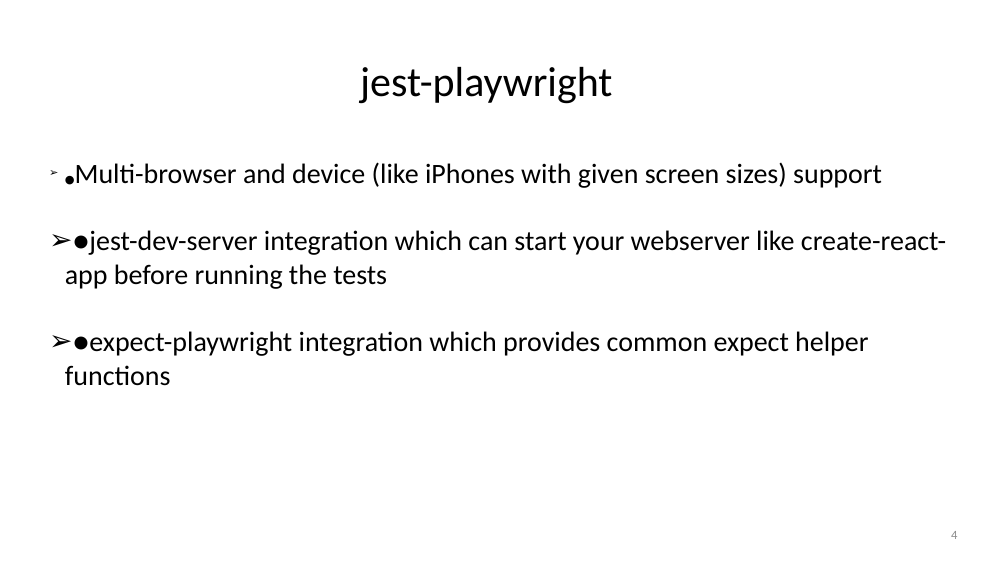
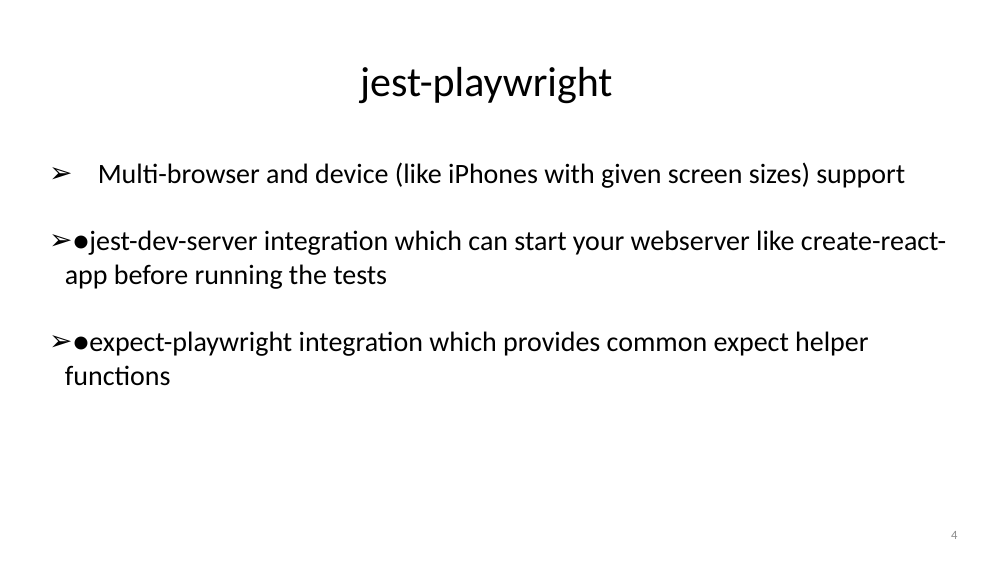
Before and after one commit to StevenJoseph19/Capgemini-Playwright-July-2024, a slide deck: slide 4 of Day 11-12/Slides/11. Playwright Integration with Various Test Frameworks/playwright-integration-with-various-test-frameworks-slides.pptx. Drawn at 1008x567 pixels with LibreOffice and Linux fonts; fonts in the diff are those of the drawing. Boxes give left, top, right and bottom in pixels: in the first picture for what was removed or moved away, otherwise in the second. Text is boxed around its words. In the diff, an @@ line names an element or a change of style, - is before the commit and + after.

```diff
--- a/Day 11-12/Slides/11. Playwright Integration with Various Test Frameworks/playwright-integration-with-various-test-frameworks-slides.pptx
+++ b/Day 11-12/Slides/11. Playwright Integration with Various Test Frameworks/playwright-integration-with-various-test-frameworks-slides.pptx
@@ text at box(98, 162, 905, 188): text changed @@
-➢ ●Multi-browser and device (like iPhones with given screen sizes) support
+➢ Multi-browser and device (like iPhones with given screen sizes) support
```
Also in this commit, not shown: 1 other slide changed, 7 slides added, 3 other files.
